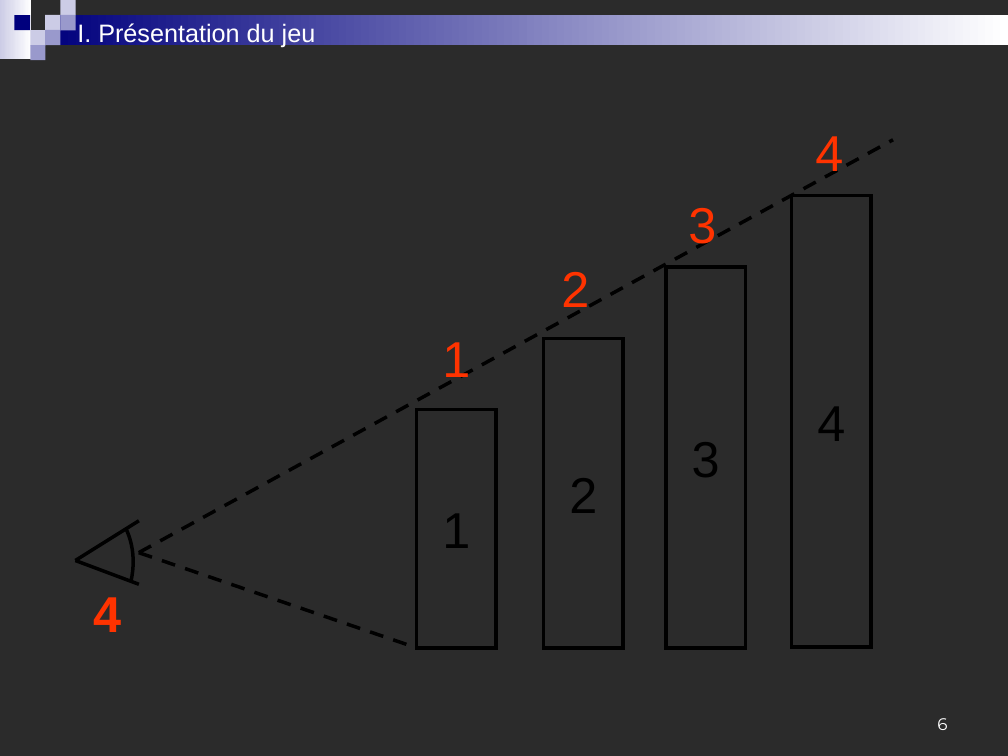
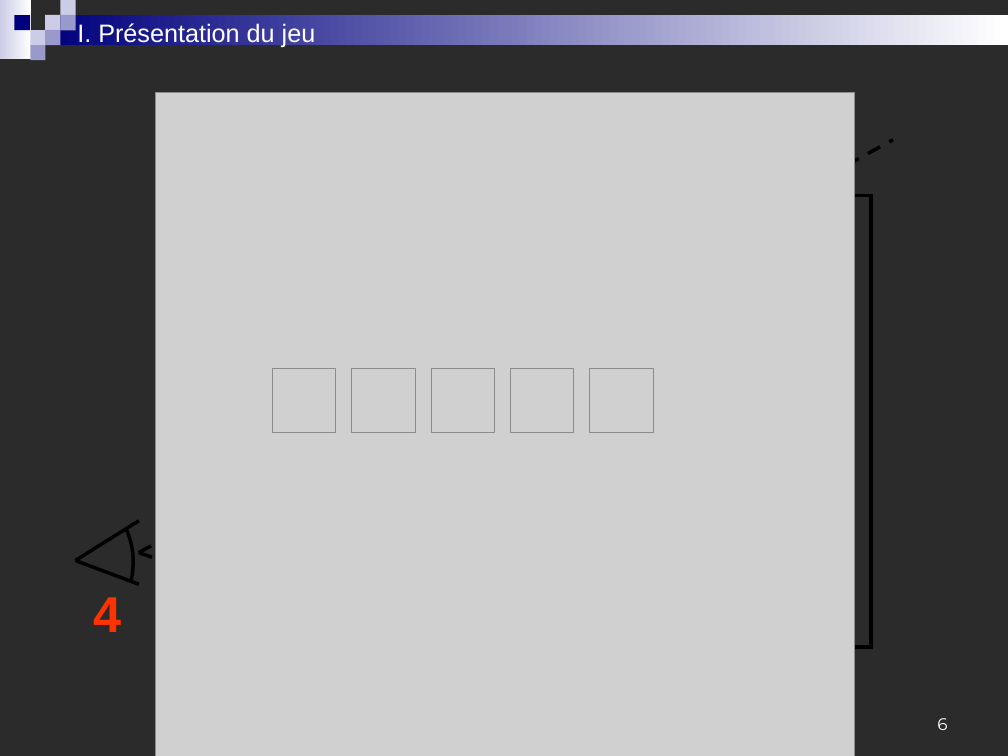
Before and after one commit to roulian/grillprojettuteure, a slide deck: slide 6 of documents/Soutenance 08-04-2010/Oral final.ppt. Drawn at 1008x756 pixels with LibreOffice and Linux fonts; fonts in the diff are those of the drawing; grey boxes stand for pictures; background and template pictures are left out; a plain dark background stands for a picture behind light text. Boxes give left, top, right and bottom in pixels: in the first picture for what was removed or moved away, otherwise in the second. Text is boxed around its words. In the diff, an @@ line names an element or a change of style, - is before the commit and + after.

```diff
--- a/documents/Soutenance 08-04-2010/Oral final.ppt
+++ b/documents/Soutenance 08-04-2010/Oral final.ppt
@@ picture added at [156, 92, 855, 756] @@
@@ text removed at [688, 208, 716, 248] @@
-3
@@ rectangle removed at [666, 267, 746, 648] @@
-3
@@ text removed at [561, 272, 589, 317] @@
-2
@@ text removed at [442, 342, 470, 387] @@
-1
@@ rectangle removed at [543, 339, 623, 648] @@
-2
@@ picture added at [272, 369, 336, 432] @@
@@ picture added at [352, 369, 415, 432] @@
@@ picture added at [431, 369, 495, 432] @@
@@ picture added at [510, 369, 574, 432] @@
@@ picture added at [590, 369, 653, 432] @@
@@ rectangle removed at [416, 409, 496, 647] @@
-1
```
Also in this commit, not shown: 6 other slides changed.
